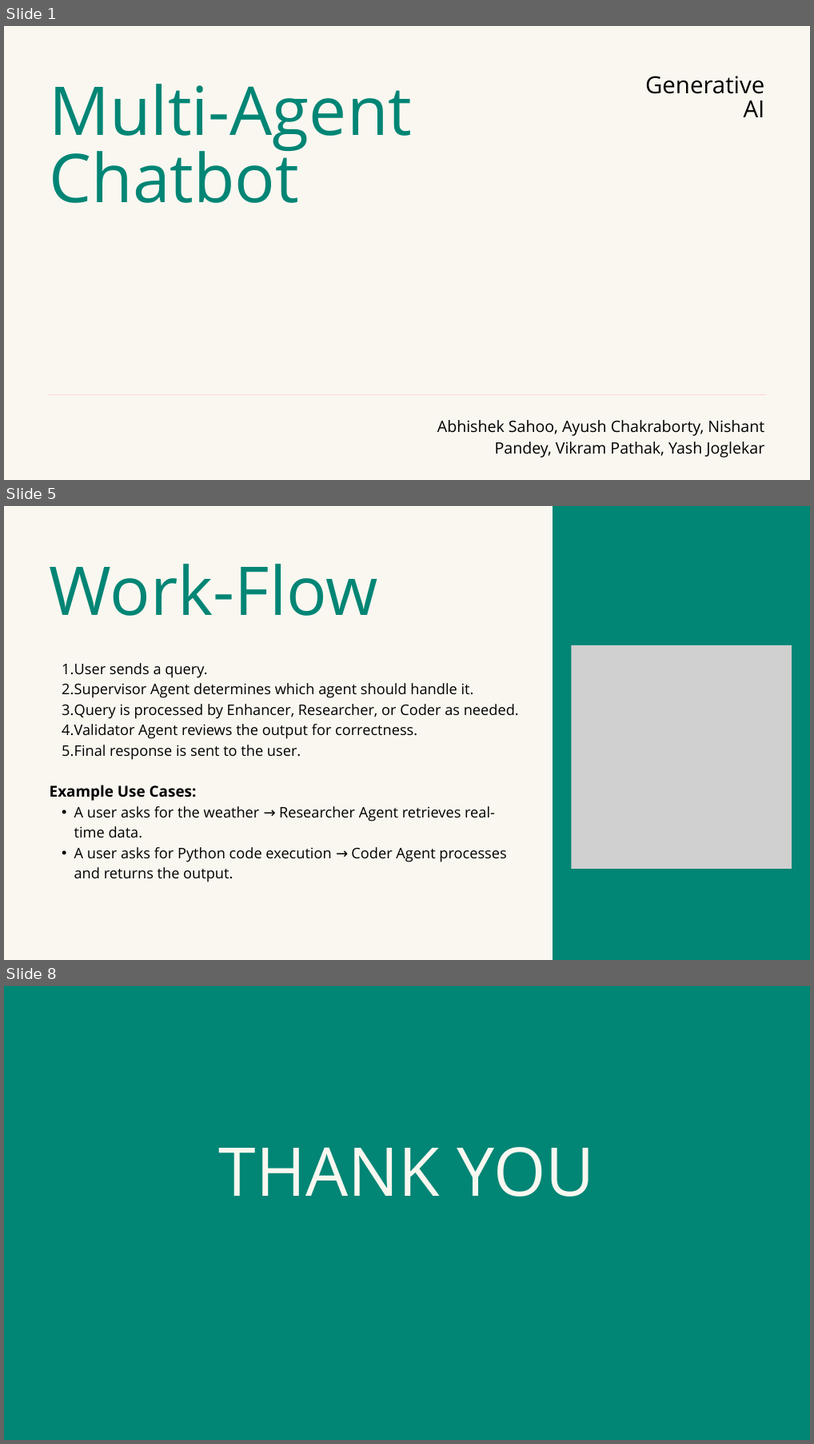
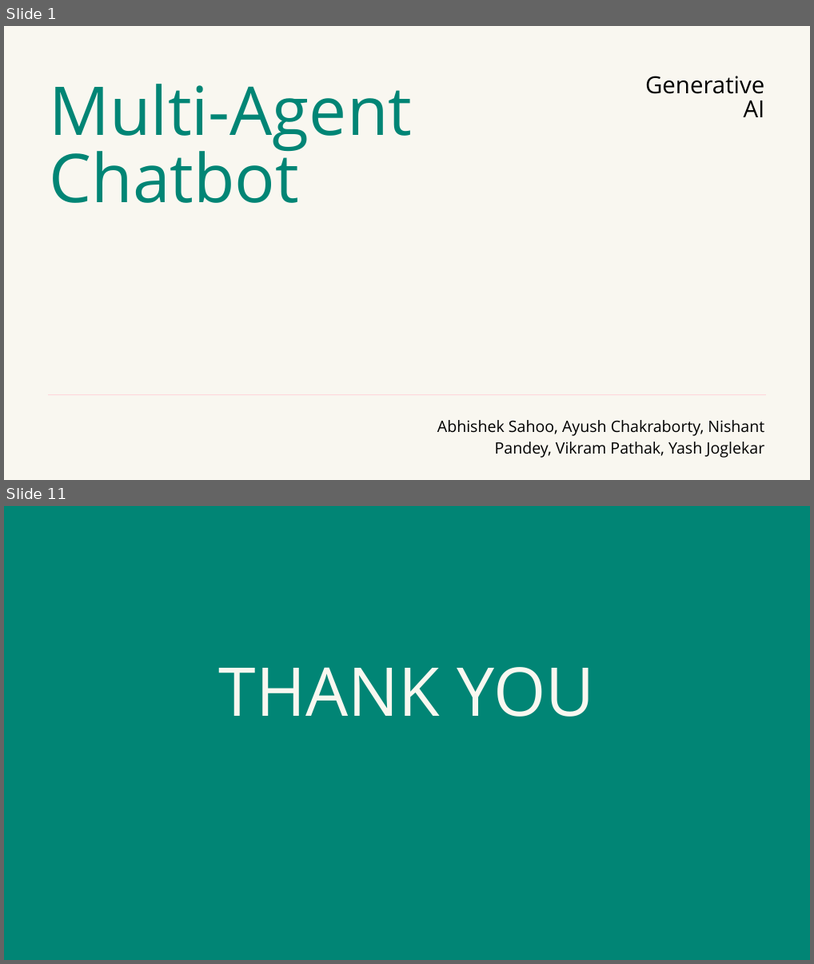
Before and after one commit to YASHBRO/GenAi-Final-Project, a slide deck: Multi-Agent Chatbot.pptx. Shown one above the other, each under a label of ours: slides 1, 5 and 8 before the commit, slides 1 and 11 after it; the slides between them are not shown. The pictures are 814x1444 and 814x964 pixels, drawn with LibreOffice and Linux fonts; fonts in the diff are those of the drawing; grey boxes stand for pictures. Boxes give left, top, right and bottom in pixels: in the first picture for what was removed or moved away, otherwise in the second. Text is boxed around its words. In the diff, an @@ line names an element or a change of style, - is before the commit and + after.

```diff
--- a/Multi-Agent Chatbot.pptx
+++ b/Multi-Agent Chatbot.pptx
@@ slide 5 removed at (4,506,810,960), background #F9F7F0 @@
@@ freeform shape removed at (553,506,810,960) @@
@@ text removed at (50,564,378,616) @@
-Work-Flow
@@ picture removed at (571,645,792,868) @@
@@ text removed at (50,663,519,882) @@
-  1. User sends a query.
-  2. Supervisor Agent determines which agent should handle it.
-  3. Query is processed by Enhancer, Researcher, or Coder as needed.
-  4. Validator Agent reviews the output for correctness.
-  5. Final response is sent to the user.
-Example Use Cases:
-  • A user asks for the weather → Researcher Agent retrieves real-time data.
-  • A user asks for Python code execution → Coder Agent processes and returns the output.
@@ what was slide 8 is now slide 11 @@
```
Also in this commit, not shown: 2 slides changed, 7 slides added, 3 other slides removed.
